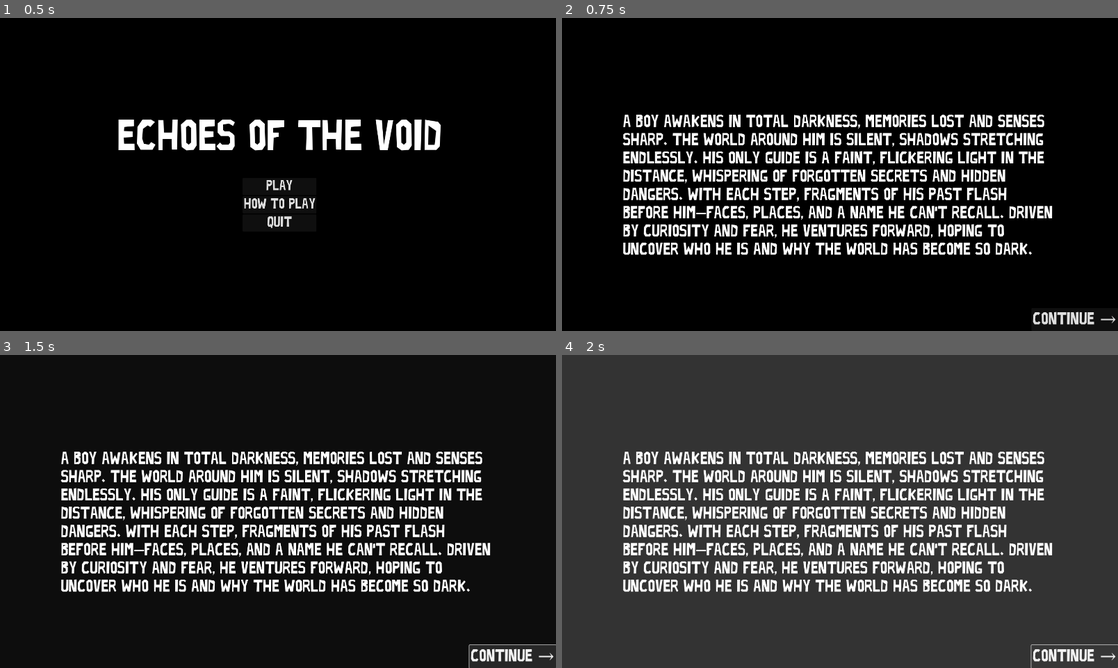
Above: before the commit, frames 1-4 (two rows, left to right).
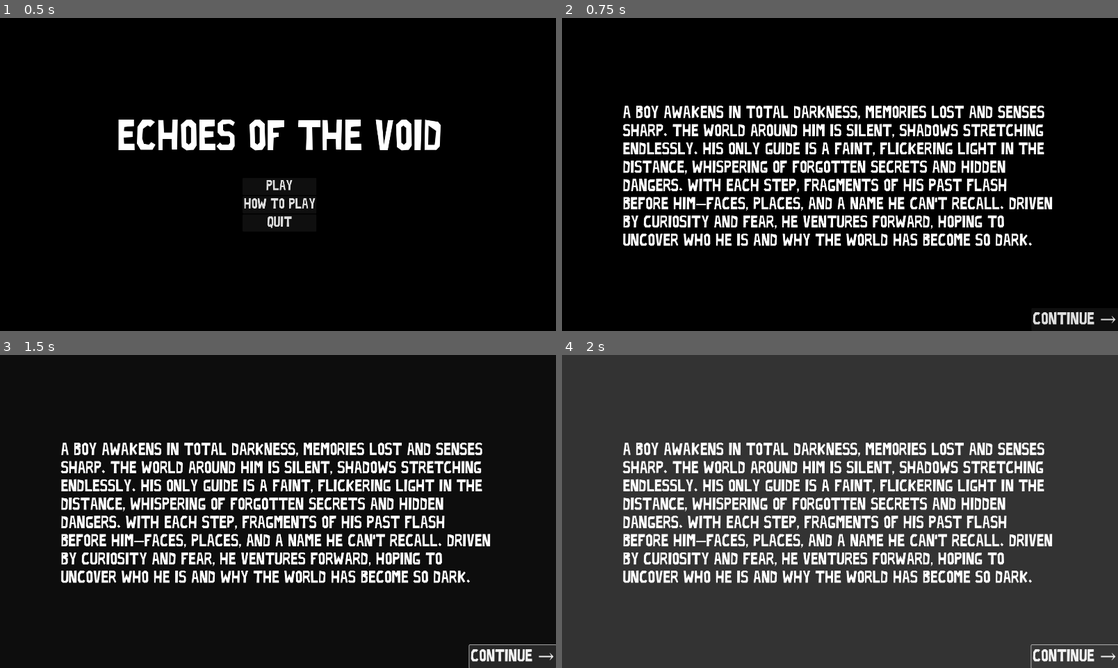
Above: after the commit, the same moments.

Repository: CPhuong24/UPJam2024
Game: Godot game, scene res://main_menu.tscn
Same seed, same stepped clock (60 frames per second), same inputs: the game is played once before the commit and once after it.
Inputs:
- Up to frame 1 (0.5 s): no input
- Up to frame 2 (0.75 s): click "Play" at 0.5 s
- Up to frame 3 (1.5 s): click "Continue →" at 1.25 s
- Up to frame 4 (2 s): no input

Frame 1 is identical in both runs. In frame 2, 20% of the frame differs, in the area x 10-89%, y 28-76%; in frame 3, 19%; in frame 4, 19%.

Commit message:
added the ending story

Diff:
--- a/project.godot
+++ b/project.godot
@@ -19,6 +19,7 @@
 
 window/size/viewport_width=1920
 window/size/viewport_height=1080
+window/size/mode=3
 window/stretch/mode="viewport"
 
 [dotnet]
--- a/story_board.tscn
+++ b/story_board.tscn
@@ -67,8 +67,7 @@
 grow_vertical = 2
 theme_override_fonts/font = ExtResource("2_a8475")
 theme_override_font_sizes/font_size = 60
-text = "
-A boy awakens in total darkness, memories lost and senses sharp. The world around him is silent, shadows stretching endlessly. His only guide is a faint, flickering light in the distance, whispering of forgotten secrets and hidden dangers. With each step, fragments of his past flash before him—faces, places, and a name he can’t recall. Driven by curiosity and fear, he ventures forward, hoping to uncover who he is and why the world has become so dark."
+text = "A boy awakens in total darkness, memories lost and senses sharp. The world around him is silent, shadows stretching endlessly. His only guide is a faint, flickering light in the distance, whispering of forgotten secrets and hidden dangers. With each step, fragments of his past flash before him—faces, places, and a name he can’t recall. Driven by curiosity and fear, he ventures forward, hoping to uncover who he is and why the world has become so dark."
 autowrap_mode = 2
 
 [node name="Button" type="Button" parent="."]
--- a/win_screen.tscn
+++ b/win_screen.tscn
@@ -1,9 +1,10 @@
-[gd_scene load_steps=10 format=3 uid="uid://cibqwu5wd0jt3"]
+[gd_scene load_steps=11 format=3 uid="uid://cibqwu5wd0jt3"]
 
 [ext_resource type="Texture2D" uid="uid://cxptknh4qqk6y" path="res://sun_fragments/sun_fragment_1.png" id="1_mbrf1"]
 [ext_resource type="Script" path="res://win_screen.gd" id="1_xuipb"]
 [ext_resource type="Texture2D" uid="uid://drgnm1fohxnmh" path="res://sun_fragments/sun_fragment_2.png" id="2_ducxu"]
 [ext_resource type="Texture2D" uid="uid://xd6a24jgl0ke" path="res://sun_fragments/sun_fragment_3.png" id="3_k7i85"]
+[ext_resource type="FontFile" uid="uid://rg16im737d84" path="res://limbo_font__by_alex484000-d5dthys.ttf" id="5_4mnwp"]
 
 [sub_resource type="Gradient" id="Gradient_apgd3"]
 offsets = PackedFloat32Array(0.136364, 0.623377)
@@ -15,6 +16,153 @@
 height = 2000
 fill = 1
 fill_from = Vector2(0.5, 0.5)
+
+[sub_resource type="Animation" id="Animation_6v5no"]
+length = 0.001
+tracks/0/type = "value"
+tracks/0/imported = false
+tracks/0/enabled = true
+tracks/0/path = NodePath("Fragment1:position")
+tracks/0/interp = 1
+tracks/0/loop_wrap = true
+tracks/0/keys = {
+"times": PackedFloat32Array(0),
+"transitions": PackedFloat32Array(1),
+"update": 0,
+"values": [Vector2(9.83, 458.47)]
+}
+tracks/1/type = "value"
+tracks/1/imported = false
+tracks/1/enabled = true
+tracks/1/path = NodePath("Fragment2:position")
+tracks/1/interp = 1
+tracks/1/loop_wrap = true
+tracks/1/keys = {
+"times": PackedFloat32Array(0),
+"transitions": PackedFloat32Array(1),
+"update": 0,
+"values": [Vector2(9.83, 513.395)]
+}
+tracks/2/type = "value"
+tracks/2/imported = false
+tracks/2/enabled = true
+tracks/2/path = NodePath("Fragment3:position")
+tracks/2/interp = 1
+tracks/2/loop_wrap = true
+tracks/2/keys = {
+"times": PackedFloat32Array(0),
+"transitions": PackedFloat32Array(1),
+"update": 0,
+"values": [Vector2(9.83, 569.38)]
+}
+tracks/3/type = "value"
+tracks/3/imported = false
+tracks/3/enabled = true
+tracks/3/path = NodePath("PointLight2D:texture")
+tracks/3/interp = 1
+tracks/3/loop_wrap = true
+tracks/3/keys = {
+"times": PackedFloat32Array(0),
+"transitions": PackedFloat32Array(1),
+"update": 1,
+"values": [SubResource("GradientTexture2D_wihjm")]
+}
+tracks/4/type = "value"
+tracks/4/imported = false
+tracks/4/enabled = true
+tracks/4/path = NodePath("PointLight2D:energy")
+tracks/4/interp = 1
+tracks/4/loop_wrap = true
+tracks/4/keys = {
+"times": PackedFloat32Array(0),
+"transitions": PackedFloat32Array(1),
+"update": 0,
+"values": [1.0]
+}
+tracks/5/type = "value"
+tracks/5/imported = false
+tracks/5/enabled = true
+tracks/5/path = NodePath("ColorRect:color")
+tracks/5/interp = 1
+tracks/5/loop_wrap = true
+tracks/5/keys = {
+"times": PackedFloat32Array(0),
+"transitions": PackedFloat32Array(1),
+"update": 0,
+"values": [Color(0, 0, 0, 1)]
+}
+tracks/6/type = "value"
+tracks/6/imported = false
+tracks/6/enabled = true
+tracks/6/path = NodePath("Label:theme_override_colors/font_color")
+tracks/6/interp = 1
+tracks/6/loop_wrap = true
+tracks/6/keys = {
+"times": PackedFloat32Array(0),
+"transitions": PackedFloat32Array(1),
+"update": 0,
+"values": [null]
+}
+tracks/7/type = "value"
+tracks/7/imported = false
+tracks/7/enabled = true
+tracks/7/path = NodePath("Fragment3:scale")
+tracks/7/interp = 1
+tracks/7/loop_wrap = true
+tracks/7/keys = {
+"times": PackedFloat32Array(0),
+"transitions": PackedFloat32Array(1),
+"update": 0,
+"values": [Vector2(0.1, 0.1)]
+}
+tracks/8/type = "value"
+tracks/8/imported = false
+tracks/8/enabled = true
+tracks/8/path = NodePath("Fragment1:visible")
+tracks/8/interp = 1
+tracks/8/loop_wrap = true
+tracks/8/keys = {
+"times": PackedFloat32Array(0),
+"transitions": PackedFloat32Array(1),
+"update": 1,
+"values": [true]
+}
+tracks/9/type = "value"
+tracks/9/imported = false
+tracks/9/enabled = true
+tracks/9/path = NodePath("Fragment2:visible")
+tracks/9/interp = 1
+tracks/9/loop_wrap = true
+tracks/9/keys = {
+"times": PackedFloat32Array(0),
+"transitions": PackedFloat32Array(1),
+"update": 1,
+"values": [true]
+}
+tracks/10/type = "value"
+tracks/10/imported = false
+tracks/10/enabled = true
+tracks/10/path = NodePath("Fragment3:visible")
+tracks/10/interp = 1
+tracks/10/loop_wrap = true
+tracks/10/keys = {
+"times": PackedFloat32Array(0),
+"transitions": PackedFloat32Array(1),
+"update": 1,
+"values": [false]
+}
+tracks/11/type = "value"
+tracks/11/imported = false
+tracks/11/enabled = true
+tracks/11/path = NodePath("Label:visible")
+tracks/11/interp = 1
+tracks/11/loop_wrap = true
+tracks/11/keys = {
+"times": PackedFloat32Array(0),
+"transitions": PackedFloat32Array(1),
+"update": 1,
+"values": [false]
+}
 
 [sub_resource type="Animation" id="Animation_xh50f"]
 resource_name = "fragments combine"
@@ -115,104 +263,53 @@
 "update": 0,
 "values": [Vector2(0.1, 0.1), Vector2(1, 1)]
 }
-
-[sub_resource type="Animation" id="Animation_6v5no"]
-length = 0.001
-tracks/0/type = "value"
-tracks/0/imported = false
-tracks/0/enabled = true
-tracks/0/path = NodePath("Fragment1:position")
-tracks/0/interp = 1
-tracks/0/loop_wrap = true
-tracks/0/keys = {
-"times": PackedFloat32Array(0),
-"transitions": PackedFloat32Array(1),
-"update": 0,
-"values": [Vector2(9.83, 458.47)]
-}
-tracks/1/type = "value"
-tracks/1/imported = false
-tracks/1/enabled = true
-tracks/1/path = NodePath("Fragment2:position")
-tracks/1/interp = 1
-tracks/1/loop_wrap = true
-tracks/1/keys = {
-"times": PackedFloat32Array(0),
-"transitions": PackedFloat32Array(1),
-"update": 0,
-"values": [Vector2(9.83, 513.395)]
-}
-tracks/2/type = "value"
-tracks/2/imported = false
-tracks/2/enabled = true
-tracks/2/path = NodePath("Fragment3:position")
-tracks/2/interp = 1
-tracks/2/loop_wrap = true
-tracks/2/keys = {
-"times": PackedFloat32Array(0),
-"transitions": PackedFloat32Array(1),
-"update": 0,
-"values": [Vector2(9.83, 569.38)]
-}
-tracks/3/type = "value"
-tracks/3/imported = false
-tracks/3/enabled = true
-tracks/3/path = NodePath("PointLight2D:texture")
-tracks/3/interp = 1
-tracks/3/loop_wrap = true
-tracks/3/keys = {
-"times": PackedFloat32Array(0),
-"transitions": PackedFloat32Array(1),
-"update": 1,
-"values": [SubResource("GradientTexture2D_wihjm")]
-}
-tracks/4/type = "value"
-tracks/4/imported = false
-tracks/4/enabled = true
-tracks/4/path = NodePath("PointLight2D:energy")
-tracks/4/interp = 1
-tracks/4/loop_wrap = true
-tracks/4/keys = {
-"times": PackedFloat32Array(0),
-"transitions": PackedFloat32Array(1),
-"update": 0,
-"values": [1.0]
-}
-tracks/5/type = "value"
-tracks/5/imported = false
-tracks/5/enabled = true
-tracks/5/path = NodePath("ColorRect:color")
-tracks/5/interp = 1
-tracks/5/loop_wrap = true
-tracks/5/keys = {
-"times": PackedFloat32Array(0),
-"transitions": PackedFloat32Array(1),
-"update": 0,
-"values": [Color(0, 0, 0, 1)]
-}
-tracks/6/type = "value"
-tracks/6/imported = false
-tracks/6/enabled = true
-tracks/6/path = NodePath("Label:theme_override_colors/font_color")
-tracks/6/interp = 1
-tracks/6/loop_wrap = true
-tracks/6/keys = {
-"times": PackedFloat32Array(0),
-"transitions": PackedFloat32Array(1),
-"update": 0,
-"values": [null]
-}
-tracks/7/type = "value"
-tracks/7/imported = false
-tracks/7/enabled = true
-tracks/7/path = NodePath("Fragment3:scale")
-tracks/7/interp = 1
-tracks/7/loop_wrap = true
-tracks/7/keys = {
-"times": PackedFloat32Array(0),
-"transitions": PackedFloat32Array(1),
-"update": 0,
-"values": [Vector2(0.1, 0.1)]
+tracks/8/type = "value"
+tracks/8/imported = false
+tracks/8/enabled = true
+tracks/8/path = NodePath("Fragment1:visible")
+tracks/8/interp = 1
+tracks/8/loop_wrap = true
+tracks/8/keys = {
+"times": PackedFloat32Array(0, 3),
+"transitions": PackedFloat32Array(1, 1),
+"update": 1,
+"values": [true, false]
+}
+tracks/9/type = "value"
+tracks/9/imported = false
+tracks/9/enabled = true
+tracks/9/path = NodePath("Fragment2:visible")
+tracks/9/interp = 1
+tracks/9/loop_wrap = true
+tracks/9/keys = {
+"times": PackedFloat32Array(0, 3),
+"transitions": PackedFloat32Array(1, 1),
+"update": 1,
+"values": [true, false]
+}
+tracks/10/type = "value"
+tracks/10/imported = false
+tracks/10/enabled = true
+tracks/10/path = NodePath("Fragment3:visible")
+tracks/10/interp = 1
+tracks/10/loop_wrap = true
+tracks/10/keys = {
+"times": PackedFloat32Array(0, 3),
+"transitions": PackedFloat32Array(1, 1),
+"update": 1,
+"values": [true, false]
+}
+tracks/11/type = "value"
+tracks/11/imported = false
+tracks/11/enabled = true
+tracks/11/path = NodePath("Label:visible")
+tracks/11/interp = 1
+tracks/11/loop_wrap = true
+tracks/11/keys = {
+"times": PackedFloat32Array(0, 3),
+"transitions": PackedFloat32Array(1, 1),
+"update": 1,
+"values": [false, true]
 }
 
 [sub_resource type="AnimationLibrary" id="AnimationLibrary_wq4v5"]
@@ -241,9 +338,10 @@
 anchors_preset = 4
 anchor_top = 0.5
 anchor_bottom = 0.5
-offset_left = 960.0
-offset_right = 1367.0
-offset_bottom = 521.0
+offset_left = 9.83
+offset_top = -81.53
+offset_right = 416.83
+offset_bottom = 439.47
 grow_vertical = 2
 scale = Vector2(0.1, 0.1)
 texture = ExtResource("1_mbrf1")
@@ -254,22 +352,24 @@
 anchors_preset = 4
 anchor_top = 0.5
 anchor_bottom = 0.5
-offset_left = 960.0
-offset_right = 1367.0
-offset_bottom = 521.0
+offset_left = 9.83
+offset_top = -26.605
+offset_right = 416.83
+offset_bottom = 494.395
 grow_vertical = 2
 scale = Vector2(0.1, 0.1)
 texture = ExtResource("2_ducxu")
 stretch_mode = 5
 
 [node name="Fragment3" type="TextureRect" parent="."]
+visible = false
 anchors_preset = 4
 anchor_top = 0.5
 anchor_bottom = 0.5
-offset_left = 756.0
-offset_top = -261.0
-offset_right = 1163.0
-offset_bottom = 260.0
+offset_left = 9.83
+offset_top = 29.38
+offset_right = 416.83
+offset_bottom = 550.38
 grow_vertical = 2
 scale = Vector2(0.1, 0.1)
 texture = ExtResource("3_k7i85")
@@ -280,16 +380,19 @@
 texture = SubResource("GradientTexture2D_wihjm")
 
 [node name="Label" type="Label" parent="."]
+visible = false
 anchors_preset = 5
 anchor_left = 0.5
 anchor_right = 0.5
-offset_left = -160.0
-offset_top = 38.825
-offset_right = 160.0
-offset_bottom = 134.825
+offset_left = -701.0
+offset_top = 241.0
+offset_right = 745.0
+offset_bottom = 868.0
 grow_horizontal = 2
-theme_override_font_sizes/font_size = 100
-text = "You Won!"
+theme_override_fonts/font = ExtResource("5_4mnwp")
+theme_override_font_sizes/font_size = 60
+text = "As the boy merges the three pieces of the sun, a blinding light erupts, shattering the darkness around him. Warmth floods the world, and vibrant colors burst forth where shadows once lay. Memories rush back—he recalls his name, his home, and the love he once had for this place. The sun rises, illuminating a world reborn, and he realizes he was the light’s guardian, destined to restore hope. With a final glance at the now-bright world, he steps forward, his purpose fulfilled, as the land thrives in newfound light."
+autowrap_mode = 2
 
 [node name="Restart" type="Button" parent="."]
 anchors_preset = 2
@@ -298,6 +401,7 @@
 offset_top = -31.0
 offset_right = 88.0
 grow_vertical = 0
+theme_override_fonts/font = ExtResource("5_4mnwp")
 theme_override_font_sizes/font_size = 45
 text = "Restart"
 
@@ -312,6 +416,7 @@
 offset_right = 48.0
 grow_horizontal = 2
 grow_vertical = 0
+theme_override_fonts/font = ExtResource("5_4mnwp")
 theme_override_font_sizes/font_size = 45
 text = "Main Menu"
 
@@ -325,6 +430,7 @@
 offset_top = -31.0
 grow_horizontal = 0
 grow_vertical = 0
+theme_override_fonts/font = ExtResource("5_4mnwp")
 theme_override_font_sizes/font_size = 45
 text = "Quit"
 
